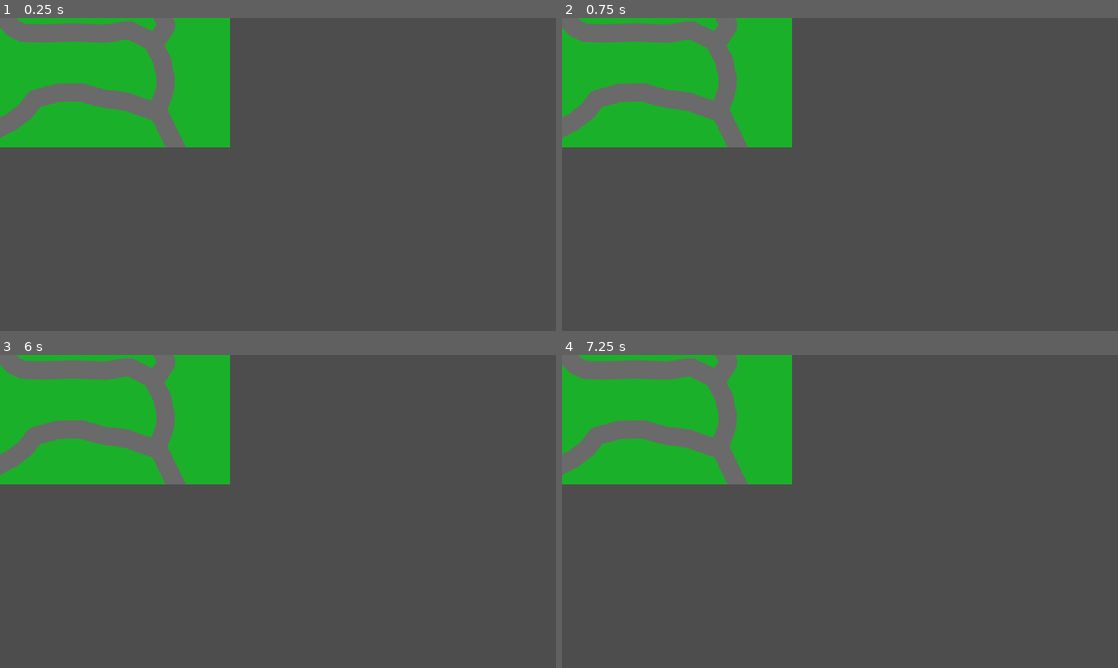
Above: before the commit, frames 1-4 (two rows, left to right).
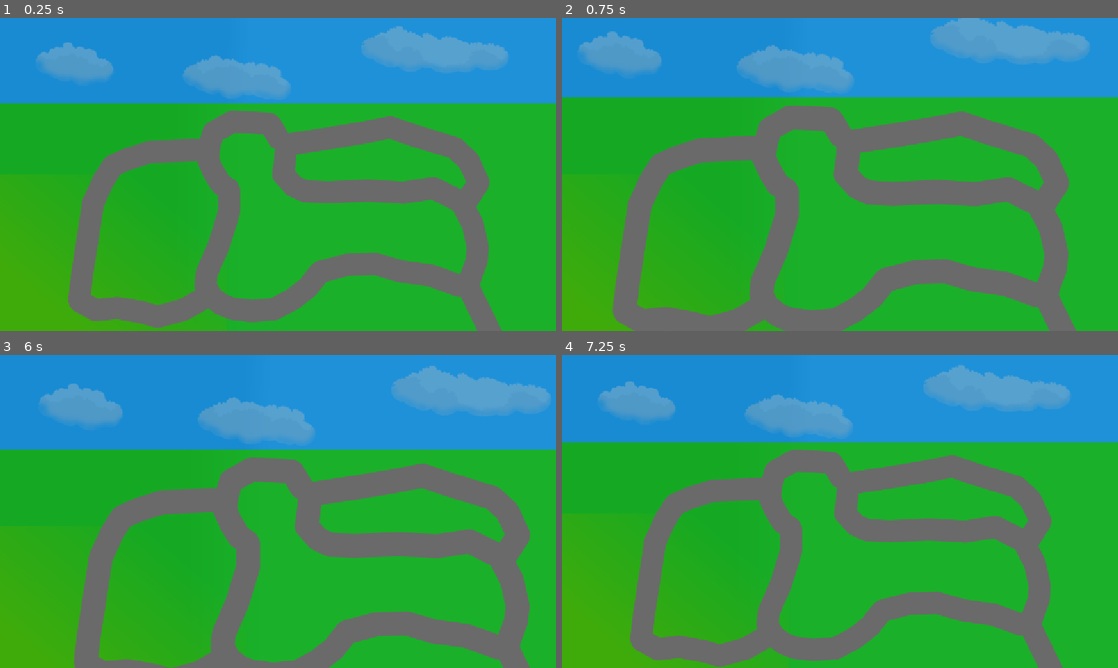
Above: after the commit, the same moments.

Repository: LitheFulminare/avancar-para-reciclar-XP5
Game: Godot game, scene res://Prototyping/map test.tscn
The game is run twice, just before and just after one commit, with the same random seed, the same clock (stepped at 60 frames per second) and the same inputs. This scene is started directly instead of the project's main scene.
Inputs (mouse positions are in pixels of both pictures, inside the frame that each line leads up to):
- Up to frame 1 (0.25 s): no input
- Up to frame 2 (0.75 s): tap Enter at 0.5 s; move the mouse to (962, 158) at 0.52 s; tap Mouse wheel up (Camera zoom in) at 0.6 s
- Up to frame 3 (6 s): tap Space (Confirm) at 1.25, 2, 3.5, 4.25 s; move the mouse to (166, 527) at 1.27 s; tap Mouse wheel down (Camera zoom out) at 1.35 s; move the mouse to (333, 442) at 2.02 s; hold Space (Confirm) 2.03-2.78 s; move the mouse to (250, 574) at 2.77 s; tap S (Move camera down) at 2.85 s; move the mouse to (444, 558) at 3.52 s; hold A (Move camera left) 3.53-4.28 s; move the mouse to (111, 464) at 4.27 s; tap D (Move camera right) at 4.35 s; move the mouse to (305, 511) at 5.02 s; hold W (Move camera up) 5.03-5.78 s; move the mouse to (194, 433) at 5.77 s; tap Mouse wheel up (Camera zoom in) at 5.85 s
- Up to frame 4 (7.25 s): move the mouse to (962, 495) at 6.52 s; tap Mouse wheel down (Camera zoom out) at 6.6 s

The runs differ from the first frame. In frame 1, 96% of the frame differs, in the area x 0-100%, y 0-100%; in frame 2, 96%; in frame 3, 96%; in frame 4, 96%.

Commit message:
added camera to the test scene

Diff:
--- a/avancar para reciclar/Prototyping/map test.tscn
+++ b/avancar para reciclar/Prototyping/map test.tscn
@@ -1,8 +1,20 @@
-[gd_scene load_steps=2 format=3 uid="uid://chykjqi524s2r"]
+[gd_scene load_steps=3 format=3 uid="uid://chykjqi524s2r"]
 
 [ext_resource type="Texture2D" uid="uid://c36jllb542e4c" path="res://Assets/Sprites/Map/mapa placeholder 2.png" id="1_114w1"]
+[ext_resource type="Script" uid="uid://cove0us1segek" path="res://Scripts/Map elements/camera drag and zoom.gd" id="2_y42xc"]
 
 [node name="MapTest" type="Node2D"]
 
 [node name="Sprite2D" type="Sprite2D" parent="."]
+scale = Vector2(1.20561, 1.21869)
 texture = ExtResource("1_114w1")
+centered = false
+
+[node name="Camera2D" type="Camera2D" parent="."]
+position = Vector2(576, 328)
+limit_left = 0
+limit_top = 0
+limit_right = 1152
+limit_bottom = 652
+editor_draw_limits = true
+script = ExtResource("2_y42xc")
